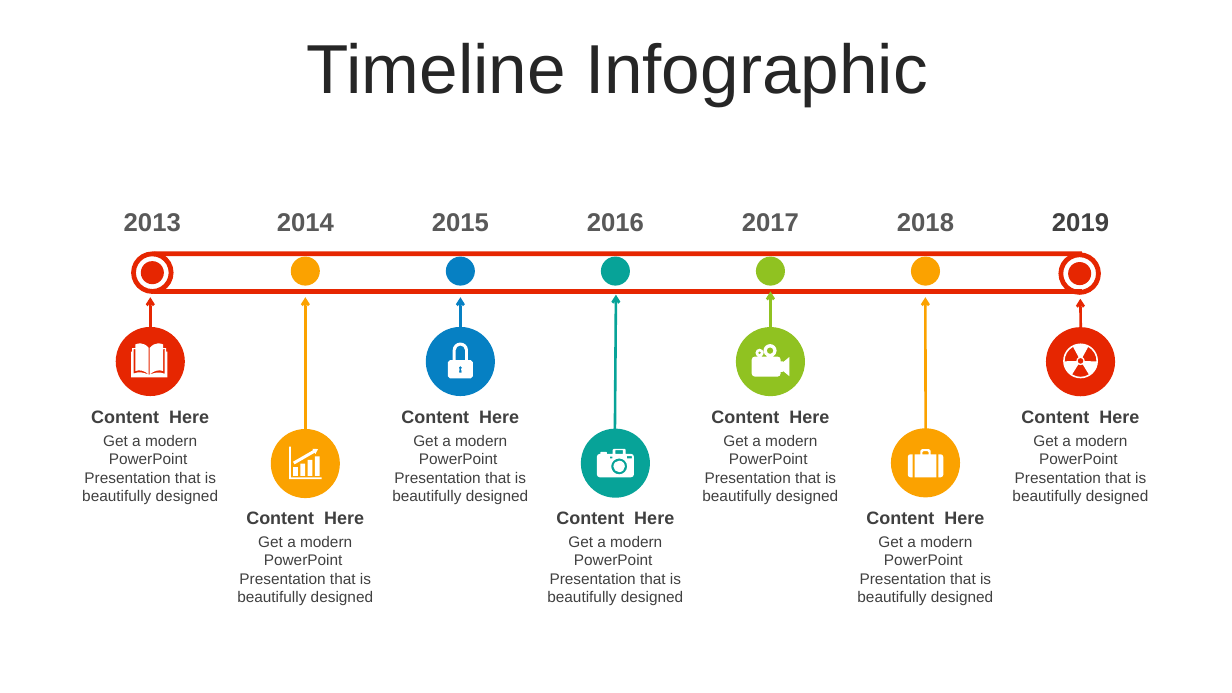
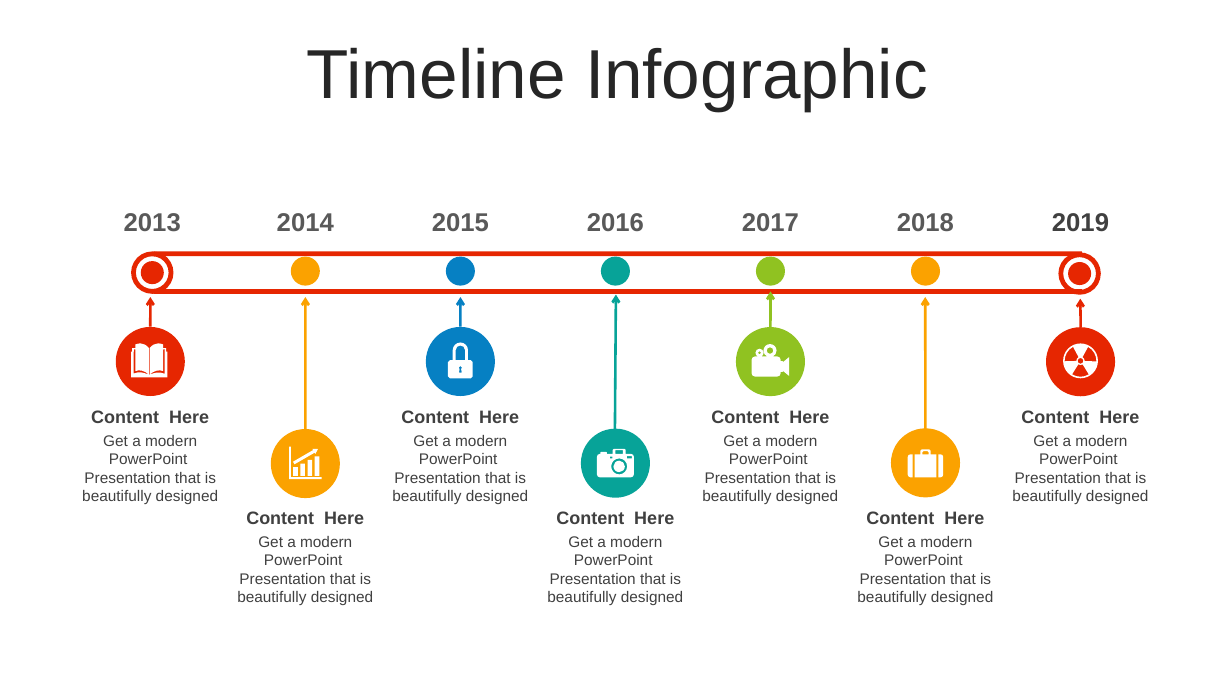
Before and after one commit to thanhlongvl/sportdemo, a slide deck: slide 22 of industry 4.0-Revolution-PowerPoint-Templates.pptx (slide 18 before the commit). Drawn at 1232x693 pixels with LibreOffice and Linux fonts; fonts in the diff are those of the drawing. Boxes give left, top, right and bottom in pixels: in the first picture for what was removed or moved away, otherwise in the second. Text is boxed around its words. In the diff, an @@ line names an element or a change of style, - is before the commit and + after.

```diff
--- a/industry 4.0-Revolution-PowerPoint-Templates.pptx
+++ b/industry 4.0-Revolution-PowerPoint-Templates.pptx
@@ text "Timeline Infographic" at (x1=307, y1=47, x2=928, y2=111): line spacing 0.9 to 1; less space between paragraphs @@
```
Also in this commit, not shown: 55 other slides changed, 4 slides added, 3 other files.
